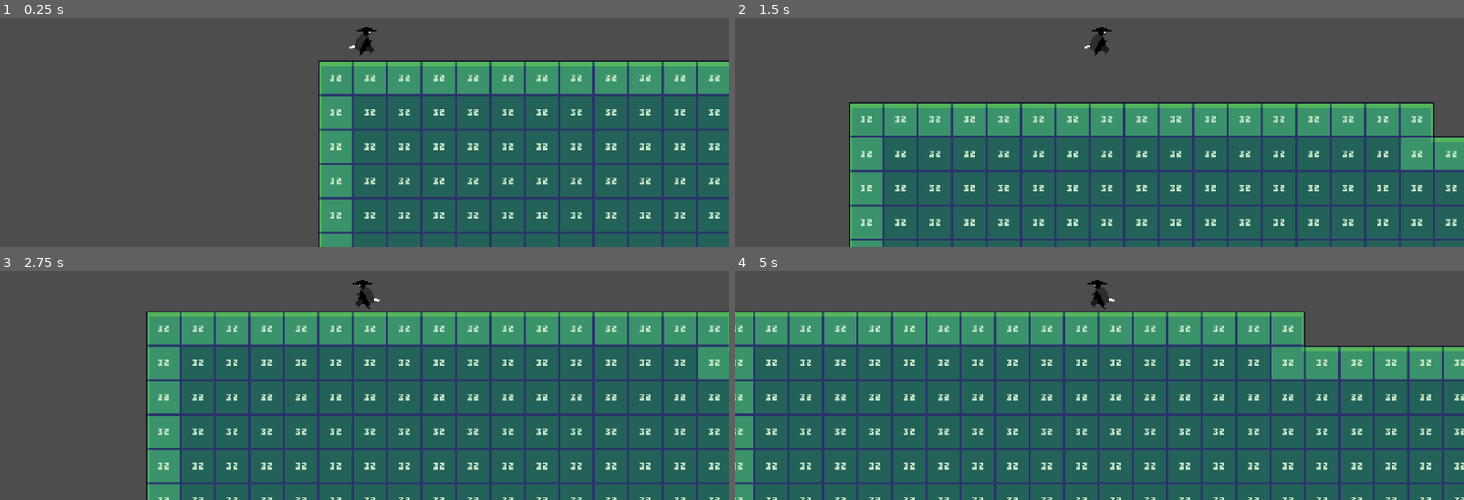
Above: before the commit, frames 1-4 (two rows, left to right).
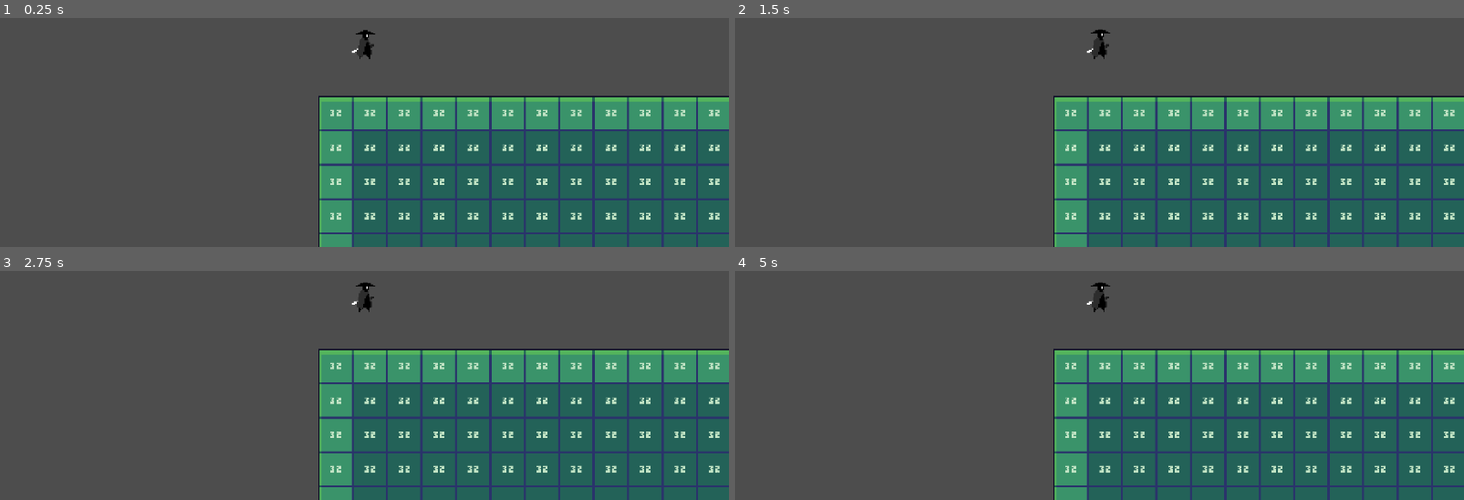
Above: after the commit, the same moments.

Repository: unib14z3/2dPlatformer-prototype
Game: Godot game, scene res://scenes/world.tscn
The game is run twice, just before and just after one commit, with the same random seed, the same clock (stepped at 60 frames per second) and the same inputs.
Inputs:
- Up to frame 1 (0.25 s): no input
- Up to frame 2 (1.5 s): hold D (move_right) from 0.53 s (still down); tap O (attack) at 0.6 s; tap P (jump) at 0.77, 0.8, 1.07, 1.35 s
- Up to frame 3 (2.75 s): tap P (jump) at 1.52, 1.82, 2.3 s; tap O (attack) at 1.55, 2.1 s; release D (move_right) at 2.03 s; hold A (move_left) from 2.03 s (still down)
- Up to frame 4 (5 s): release A (move_left) at 2.78 s; hold D (move_right) 2.78-4.28 s; tap O (attack) at 2.85, 4.35 s; tap P (jump) at 3.02, 3.32, 3.6, 3.77, 4.07, 4.52, 4.82 s; hold A (move_left) from 4.28 s (still down)

The runs differ from the first frame. In frame 1, 18% of the frame differs, in the area x 43-100%, y 3-95%; in frame 2, 35%; in frame 3, 43%; in frame 4, 58%, in the area x 0-100%, y 3-100%.
Error after the commit: Parse Error: Unexpected identifier "d" in class body. (res://Scripts/Entity/Component/Entities/player.gd:11)

Commit message:
Refactor player entity: improve input handling and animation logic

Diff:
--- a/Scripts/Entity/Component/Entities/player.gd
+++ b/Scripts/Entity/Component/Entities/player.gd
@@ -1,5 +1,40 @@
 class_name Player
 extends Entity
+
+var is_jumping : bool
+var face_direction : int
+var move_direction : float :
+	set(value):
+		move_direction = value
+		if value == 0 : return
+		else : face_direction = sign(value)
+d
+func _process(_delta: float) -> void:
+	_handle_input()
+	_handle_animation()
+	_handle_face_dirction()
+
+# Handler Functions
+func _handle_input() -> void:
+	move_direction = Input.get_axis("move_left","move_right")
+	is_jumping = Input.is_action_just_pressed("jump")
+
+func _handle_animation() -> void:
+	if self.velocity.y > 0 : self.animator.play("rise")
+
+	if self.velocity.y < 0 : self.animator.play("fall")
+
+	if self.velocity.x != 0 and self.velocity.y==0 : self.animator.play("run")
+	else : self.animator.play("idle")
+
+func _handle_face_dirction() -> void:
+	if face_direction > 0 :
+		self.animator.flip_h = false
+		self.hitbox.scale.x = 1
+
+	elif face_direction < 0 :
+		self.animator.flip_h = true
+		self.hitbox.scale.x = -1
 
 func take_damage(_val:float = 0) -> void:
 	var dmg : float = stats.calculate_damage(_val)
@@ -12,14 +47,15 @@
 	self.queue_free()
 	get_tree().reload_current_scene()
 
-func get_health():
-	pass
-# Core Components:
-func get_speed() -> float:
-	return stats.Base_SPEED
 
-func get_attack() -> float:
-	return stats.Base_ATTACK
 
-func get_jump_strength() -> float:
-	return stats.Base_JUMP_STRENGTH
+# Stats loading
+func get_stat(stat: EntityStats.Stats) -> float:
+	match stat:
+		EntityStats.Stats.jump_strength:
+			return stats.Base_JUMP_STRENGTH
+		EntityStats.Stats.speed:
+			return stats.Base_SPEED
+		_:
+			push_error("Unknown stat: %s" % stat)
+			return 0.0
